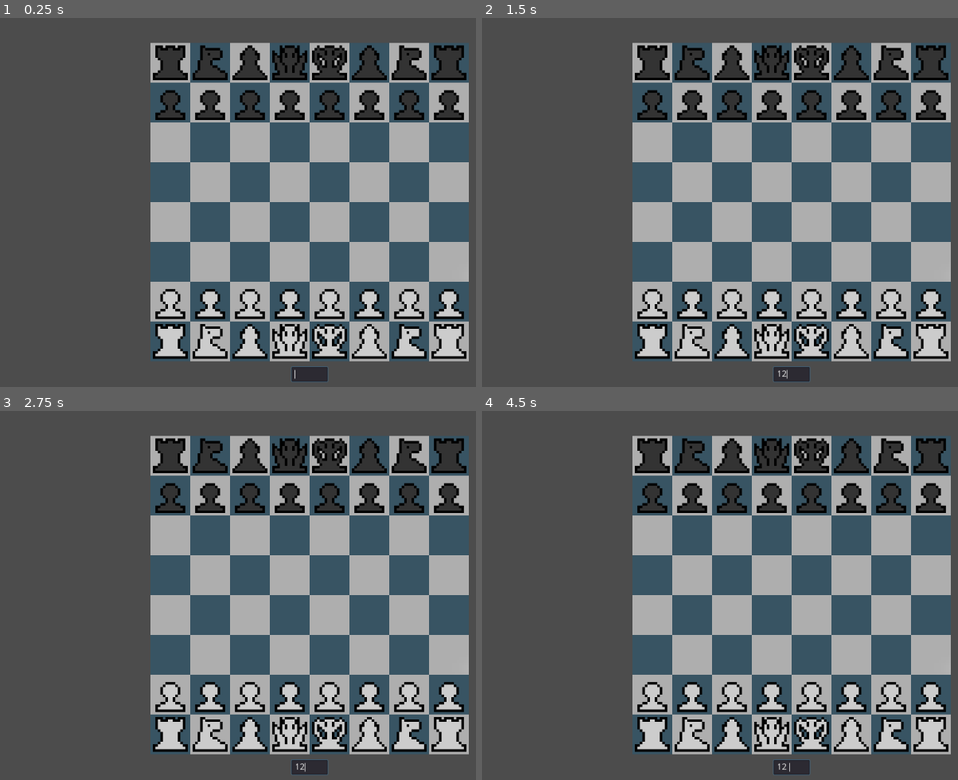
Above: before the commit, frames 1-4 (two rows, left to right).
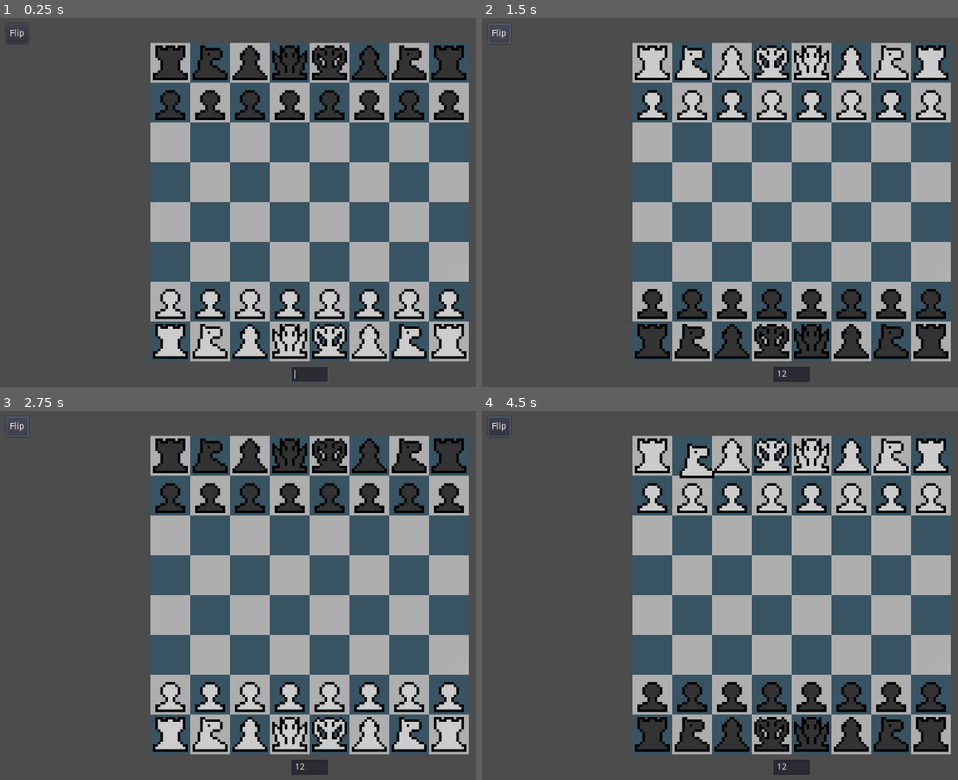
Above: after the commit, the same moments.

Repository: sbacon-/gdScript-chess
Game: Godot game, scene res://Main.tscn
Same seed, same stepped clock (60 frames per second), same inputs: the game is played once before the commit and once after it.
Inputs (mouse positions are in pixels of both pictures, inside the frame that each line leads up to):
- Up to frame 1 (0.25 s): no input
- Up to frame 2 (1.5 s): click (791, 375) at 0.52 s; type "12" at 0.6 s; click (501, 32) at 1.25 s, where only the run after the commit has a clickable "Flip"
- Up to frame 3 (2.75 s): click (19, 425) at 2 s, where only the run after the commit has a clickable "Flip"
- Up to frame 4 (4.5 s): click (501, 425) at 2.75 s, where only the run after the commit has a clickable "Flip"; tap Enter at 3.5 s; move the mouse to (653, 455) at 3.52 s; click (653, 455) at 3.67 s; tap Space at 4.25 s; move the mouse to (691, 455) at 4.27 s; click (691, 455) at 4.42 s

The runs differ from the first frame. In frame 1, less than 0.1% of the frame differs, in the area x 2-6%, y 3-6%; in frame 2, 8.9%; in frame 3, 0.1%; in frame 4, 9.2%, in the area x 1-98%, y 1-99%.

Commit message:
Fixed Castling and provided option to flip board

Diff:
--- a/GlobalVars.gd
+++ b/GlobalVars.gd
@@ -8,8 +8,8 @@
 export (Array, PackedScene) var pieces
 
 const pieceSTR = "KQBNRP"
-const files = "abcdefgh"
-const ranks = [1,2,3,4,5,6,7,8]
+var files = "abcdefgh"
+var ranks = [1,2,3,4,5,6,7,8]
 
 var g_spriteWidth = 16;
 var g_boardWidth = g_spriteWidth*8;
@@ -28,7 +28,7 @@
 func parseCoordinate(coord):
 	var v2 = Vector2.ZERO
 	v2.x = files.find(coord[0])*g_spriteWidth*g_scale
-	v2.y = -(int(coord[1])-1)*g_spriteWidth*g_scale
+	v2.y = -ranks.find(int(coord[1]))*g_spriteWidth*g_scale
 	v2+=Vector2(-1,1)*g_boardWidth/2*g_scale
 	v2+=Vector2(1,-1)*g_spriteWidth/2*g_scale
 	return v2
@@ -41,7 +41,7 @@
 	mouse-=get_viewport().size/2
 	mouse/=g_spriteWidth*g_scale
 	mouse+=Vector2.ONE*g_scale
-	if (mouse.x>8 or mouse.y>8) or (mouse.x<0 or mouse.y<0): return ""
+	if (mouse.x>8 or mouse.y>8) or (mouse.x<0 or mouse.y<0): return "OOB"
 	return convertIndex(int(mouse.x),ranks.size()-int(mouse.y)-1)
 
 func parseFEN(fen):
@@ -76,6 +76,7 @@
 	pieces.push_back(p)
 
 func isSquareOccupied(query):
+	#Returns the piece at a given coordinate ("a1")
 	for piece in pieces:
 		if piece.occupiedSquare == query:
 			return piece
@@ -89,31 +90,44 @@
 	enPassant = ""
 	enPassantTarget = ""
 
+func flipBoard():
+	var newfiles = ""
+	for f in files:
+		newfiles = newfiles.insert(0,f)
+	files=newfiles
+	var newranks = []
+	for r in ranks:
+		newranks.push_front(r)
+	ranks=newranks
+	for p in pieces:
+		p.position = GlobalVars.parseCoordinate(p.occupiedSquare)
+
 func simulateMoves(piece,moves):
 	var newmoves = []
 	var currentSquare = piece.occupiedSquare;
 	for m in moves:
 		piece.occupiedSquare = m
+		#List all of opponents legal moves removing the piece if it would be captured by move m
 		var opponentsMoves = []
 		for p in pieces:
 			if (p.getColor() != piece.getColor() and p.occupiedSquare != m):
 				opponentsMoves+=p.calculateLegalMoves(true)
+		#Cannot castle OUT OF, THROUGH, or INTO check
 		if(m == "0-0"):
-			piece.occupiedSquare = currentSquare;
-			var castleCheck = [\
-			"e"+currentSquare[1],"f"+currentSquare[1],"g"+currentSquare[1]]
-			print(castleCheck)
-			if(!isKingInCheck(castleCheck,piece.getColor())):
-				newmoves.push_back(m)
-			piece.occupiedSquare = m
+			var castles=true;
+			var castleCheck = ["e"+currentSquare[1],"f"+currentSquare[1],"g"+currentSquare[1]]
+			for c in castleCheck:
+				if opponentsMoves.find(c) != -1:
+					castles=false
+			if castles: newmoves.push_back(m)
 			continue;
 		if(m == "0-0-0"):
-			piece.occupiedSquare = currentSquare;
-			var castleCheck = [\
-			"e"+currentSquare[1],"d"+currentSquare[1],"c"+currentSquare[1]]
-			if(!isKingInCheck(castleCheck,piece.getColor())):
-				newmoves.push_back(m)
-			piece.occupiedSquare = m
+			var castles
+			var castleCheck = ["e"+currentSquare[1],"d"+currentSquare[1],"c"+currentSquare[1]]
+			for c in castleCheck:
+				if opponentsMoves.find(c) != -1:
+					castles=false
+			if castles: newmoves.push_back(m)
 			continue;
 		if(!isKingInCheck(opponentsMoves,piece.getColor())):
 			newmoves.push_back(m)
@@ -121,6 +135,7 @@
 	return newmoves
 
 func isKingInCheck(moves, color):
+	#This function will take a list of opponents moves and determine if the king is in check
 	var check = false
 	var kingLocation = findKing(color).occupiedSquare
 	for m in moves:
@@ -129,6 +144,6 @@
 	return check
 
 func findKing(color):
+	#Returns the king of a specified color
 	for p in pieces:
 		if(p.getPieceType()==KING and p.getColor()==color): return p
-	return null
--- a/Main.gd
+++ b/Main.gd
@@ -56,3 +56,7 @@
 
 func _on_MoveInput_text_changed(new_text):
 	parseMove(new_text)
+
+
+func _on_Button_pressed():
+	GlobalVars.flipBoard()
--- a/Main.tscn
+++ b/Main.tscn
@@ -19,4 +19,14 @@
 [node name="MoveInput" parent="Camera2D" instance=ExtResource( 3 )]
 margin_top = 265.0
 
+[node name="Button" type="Button" parent="Camera2D"]
+anchor_top = 0.5
+anchor_bottom = 0.5
+margin_left = -488.0
+margin_top = -287.0
+margin_right = -452.0
+margin_bottom = -255.0
+text = "Flip"
+
 [connection signal="text_changed" from="Camera2D/MoveInput" to="." method="_on_MoveInput_text_changed"]
+[connection signal="pressed" from="Camera2D/Button" to="." method="_on_Button_pressed"]
--- a/Piece.gd
+++ b/Piece.gd
@@ -31,6 +31,9 @@
 				targetSquare = "0-0"
 			if(targetSquare == "c"+occupiedSquare[1]):
 				targetSquare = "0-0-0"
+	elif targetSquare=="OOB":
+		position = GlobalVars.parseCoordinate(occupiedSquare)
+		targetSquare = ""
 	elif targetSquare!="":
 		if calculateLegalMoves(false).find(targetSquare)!=-1:
 			emit_signal("pieceMoved")
@@ -108,8 +111,8 @@
 			pattern += [[0,1],[0,-1],[-1,0],[1,0]]
 			extendedMovement = true
 		[GlobalVars.PAWN]:
-			var diagonalAttacks
-			if getColor() == GlobalVars.WHITE:
+			var diagonalAttacks = [[0,0]]
+			if (getColor() == GlobalVars.WHITE):
 				pattern += [[0,1]]
 				if (occupiedSquare[1]=="2"): pattern += [[0,2]]
 				diagonalAttacks = [[-1,1],[1,1]]
@@ -117,6 +120,11 @@
 				pattern += [[0,-1]]
 				if (occupiedSquare[1]=="7"): pattern += [[0,-2]]
 				diagonalAttacks = [[-1,-1],[1,-1]]
+			if (GlobalVars.files[0]=="h"):
+				for p in pattern:
+					p[1]*=-1
+				for d in diagonalAttacks:
+					d[1]*=-1
 			for d in diagonalAttacks:
 				current = GlobalVars.convertIndex(file+d[0],rank+d[1])
 				occupant = GlobalVars.isSquareOccupied(current)
@@ -150,7 +158,6 @@
 				pat[1]+=patCurrent[1]
 	if(!onlyAttack):
 		moves = GlobalVars.simulateMoves(self,moves) #Determine if a move would leave the king in check
-		print(moves)
 	return moves
 
 #PIECE INITIALIZATION
